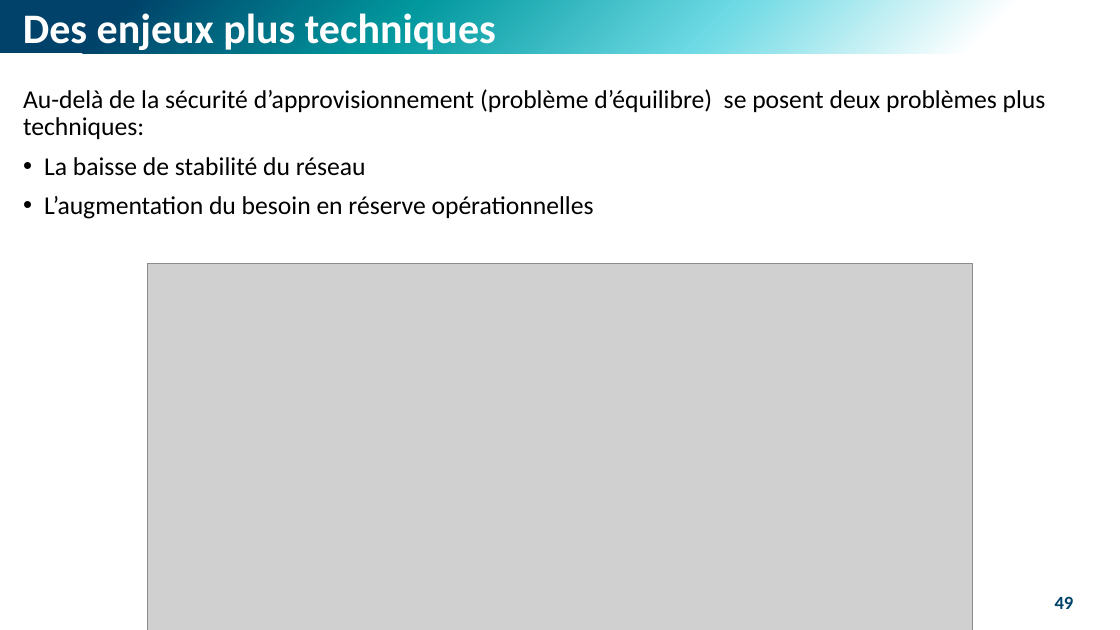
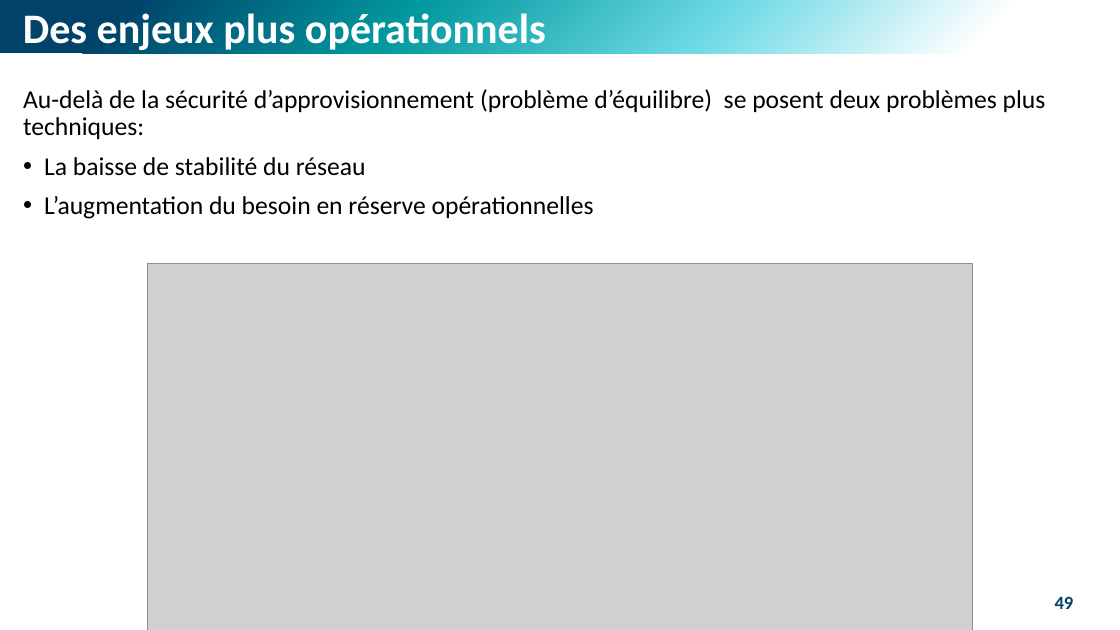
Before and after one commit to M-Berthelin/energy_mod_ISEL_MIX5, a slide deck: slide 49 of slides/1_ENR.pptx. Drawn at 1120x630 pixels with LibreOffice and Linux fonts; fonts in the diff are those of the drawing; grey boxes stand for pictures. Boxes give left, top, right and bottom in pixels: in the first picture for what was removed or moved away, otherwise in the second. Text is boxed around its words. In the diff, an @@ line names an element or a change of style, - is before the commit and + after.

```diff
--- a/slides/1_ENR.pptx
+++ b/slides/1_ENR.pptx
@@ text at <box>23,9,546,54</box>: text changed @@
-Des enjeux plus techniques
+Des enjeux plus opérationnels
```
Also in this commit, not shown: 17 other slides changed, 1 other file.
